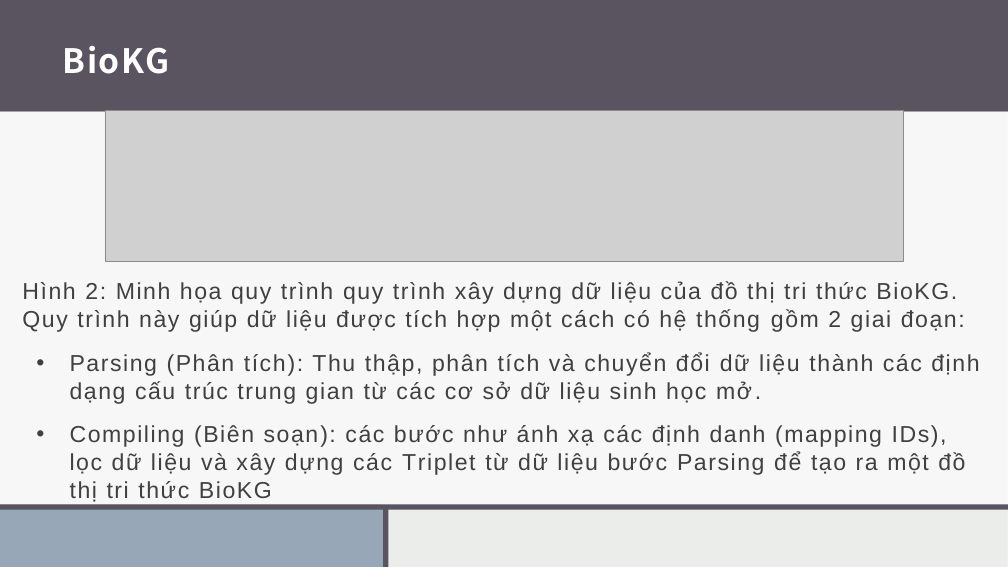
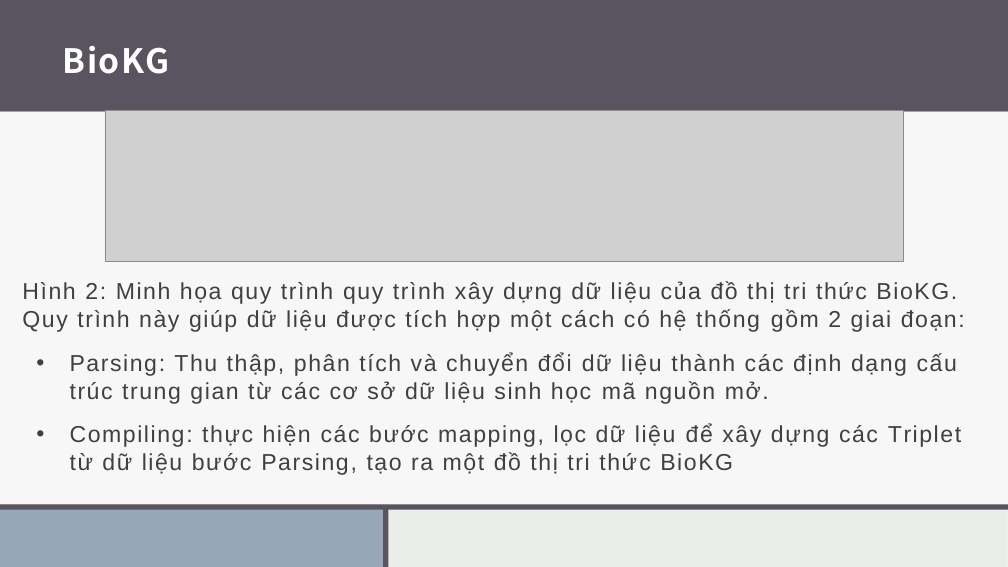
Before and after one commit to phungbminh/graph-data-science, a slide deck: slide 7 of working/session-02/seminar-BioKG.pptx. Drawn at 1008x567 pixels with LibreOffice and Linux fonts; fonts in the diff are those of the drawing; grey boxes stand for pictures. Boxes give left, top, right and bottom in pixels: in the first picture for what was removed or moved away, otherwise in the second. Text is boxed around its words. In the diff, an @@ line names an element or a change of style, - is before the commit and + after.

```diff
--- a/working/session-02/seminar-BioKG.pptx
+++ b/working/session-02/seminar-BioKG.pptx
@@ text at bbox=[70, 352, 961, 475]: text changed @@
-• Parsing (Phân tích): Thu thập, phân tích và chuyển đổi dữ liệu thành các định dạng cấu trúc trung gian từ các cơ sở dữ liệu sinh học mở.
-• Compiling (Biên soạn): các bước như ánh xạ các định danh (mapping IDs), lọc dữ liệu và xây dựng các Triplet từ dữ liệu bước Parsing để tạo ra một đồ thị tri thức BioKG
+• Parsing: Thu thập, phân tích và chuyển đổi dữ liệu thành các định dạng cấu trúc trung gian từ các cơ sở dữ liệu sinh học mã nguồn mở.
+• Compiling: thực hiện các bước mapping, lọc dữ liệu để xây dựng các Triplet từ dữ liệu bước Parsing, tạo ra một đồ thị tri thức BioKG
```
Also in this commit, not shown: 1 other slide changed, 2 slides added, 1 other file.
